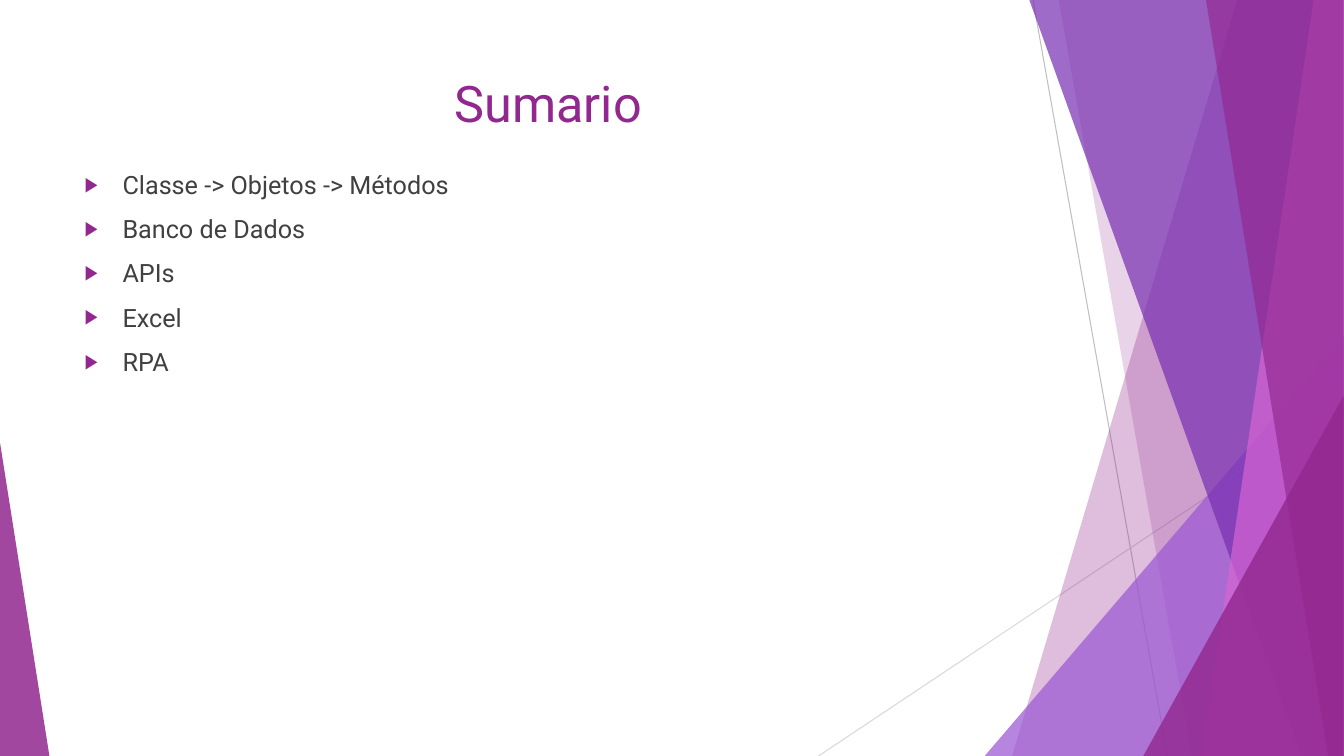
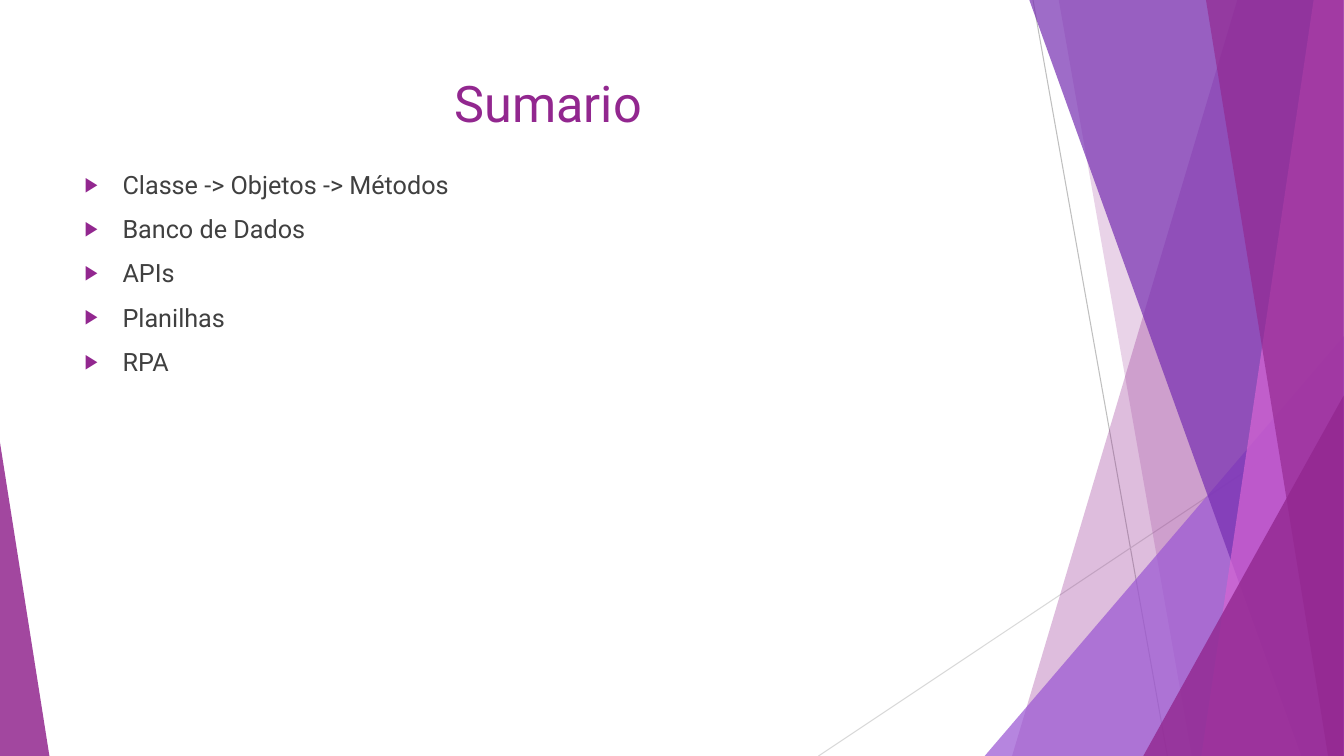
Before and after one commit to Hidekithiago/CSharp, a slide deck: slide 2 of Curso/Curso - cSharp.pptx. Drawn at 1344x756 pixels with LibreOffice and Linux fonts; fonts in the diff are those of the drawing. Boxes give left, top, right and bottom in pixels: in the first picture for what was removed or moved away, otherwise in the second. Text is boxed around its words. In the diff, an @@ line names an element or a change of style, - is before the commit and + after.

```diff
--- a/Curso/Curso - cSharp.pptx
+++ b/Curso/Curso - cSharp.pptx
@@ text at bbox=[123, 308, 225, 328]: text changed @@
-▶ Excel
+▶ Planilhas
```
Also in this commit, not shown: 7 other slides changed, 1 slide added, 1 slide removed, 17 other files.
